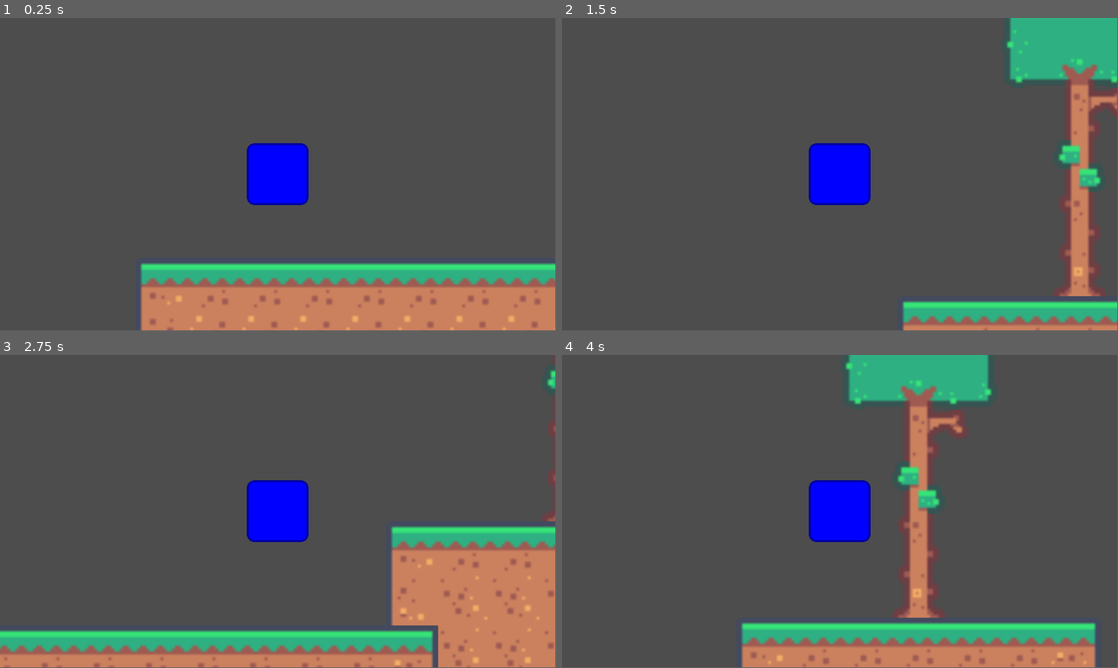
Above: before the commit, frames 1-4 (two rows, left to right).
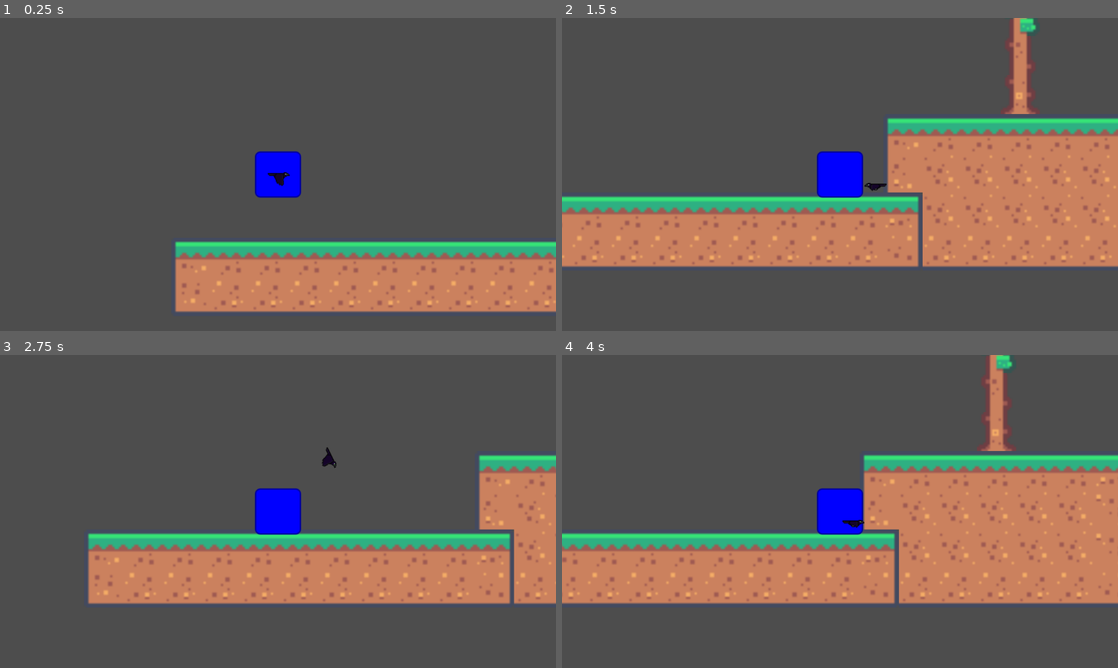
Above: after the commit, the same moments.

Repository: collectioncard/cmpm-170-prototype-3
Game: Godot game, scene res://scenes/main.tscn
Same seed, same stepped clock (60 frames per second), same inputs: the game is played once before the commit and once after it. The engine's default icon, where the game draws it, is replaced by a stand-in: a white triangle on a blue panel in a dark square.
Inputs (mouse positions are in pixels of both pictures, inside the frame that each line leads up to):
- Up to frame 1 (0.25 s): no input
- Up to frame 2 (1.5 s): tap Enter (ui_accept) at 0.5, 0.6, 0.77, 1.07, 1.35 s; move the mouse to (962, 158) at 0.52 s; hold Right (ui_right) from 0.53 s (still down); click (962, 158) at 0.67 s; move the mouse to (728, 190) at 1.27 s; click (728, 190) at 1.42 s
- Up to frame 3 (2.75 s): tap Enter (ui_accept) at 1.52, 1.82, 2.1 s; move the mouse to (333, 442) at 2.02 s; release Right (ui_right) at 2.03 s; hold Left (ui_left) from 2.03 s (still down); click (333, 442) at 2.17 s
- Up to frame 4 (4 s): move the mouse to (812, 574) at 2.77 s; release Left (ui_left) at 2.78 s; hold Right (ui_right) from 2.78 s (still down); tap Enter (ui_accept) at 2.85, 3.02, 3.32, 3.6, 3.77 s; click (812, 574) at 2.92 s; move the mouse to (1006, 558) at 3.52 s; click (1006, 558) at 3.67 s
The window is 799x449 before the commit and 800x450 after it. Grey fills any space a smaller window leaves; there, only what the larger window draws over its background counts as a difference.

The runs differ from the first frame. In frame 1, 17% of the frame differs, in the area x 25-100%, y 40-100%; in frame 2, 42%; in frame 3, 33%; in frame 4, 50%, in the area x 0-100%, y 0-100%.

Commit message:
Updates from meeting

Diff:
--- a/prototype-4--bird-game/project.godot
+++ b/prototype-4--bird-game/project.godot
@@ -15,6 +15,52 @@
 config/features=PackedStringArray("4.3", "GL Compatibility")
 config/icon="res://assets/bird/crowUp.png"
 
+[display]
+
+window/stretch/mode="viewport"
+
+[input]
+
+ui_left={
+"deadzone": 0.5,
+"events": [Object(InputEventKey,"resource_local_to_scene":false,"resource_name":"","device":0,"window_id":0,"alt_pressed":false,"shift_pressed":false,"ctrl_pressed":false,"meta_pressed":false,"pressed":false,"keycode":4194319,"physical_keycode":0,"key_label":0,"unicode":0,"location":0,"echo":false,"script":null)
+, Object(InputEventJoypadButton,"resource_local_to_scene":false,"resource_name":"","device":0,"button_index":13,"pressure":0.0,"pressed":false,"script":null)
+, Object(InputEventJoypadMotion,"resource_local_to_scene":false,"resource_name":"","device":0,"axis":0,"axis_value":-1.0,"script":null)
+, Object(InputEventKey,"resource_local_to_scene":false,"resource_name":"","device":-1,"window_id":0,"alt_pressed":false,"shift_pressed":false,"ctrl_pressed":false,"meta_pressed":false,"pressed":false,"keycode":0,"physical_keycode":65,"key_label":0,"unicode":97,"location":0,"echo":false,"script":null)
+]
+}
+ui_right={
+"deadzone": 0.5,
+"events": [Object(InputEventKey,"resource_local_to_scene":false,"resource_name":"","device":0,"window_id":0,"alt_pressed":false,"shift_pressed":false,"ctrl_pressed":false,"meta_pressed":false,"pressed":false,"keycode":4194321,"physical_keycode":0,"key_label":0,"unicode":0,"location":0,"echo":false,"script":null)
+, Object(InputEventJoypadButton,"resource_local_to_scene":false,"resource_name":"","device":0,"button_index":14,"pressure":0.0,"pressed":false,"script":null)
+, Object(InputEventJoypadMotion,"resource_local_to_scene":false,"resource_name":"","device":0,"axis":0,"axis_value":1.0,"script":null)
+, Object(InputEventKey,"resource_local_to_scene":false,"resource_name":"","device":-1,"window_id":0,"alt_pressed":false,"shift_pressed":false,"ctrl_pressed":false,"meta_pressed":false,"pressed":false,"keycode":0,"physical_keycode":68,"key_label":0,"unicode":100,"location":0,"echo":false,"script":null)
+]
+}
+ui_up={
+"deadzone": 0.5,
+"events": [Object(InputEventKey,"resource_local_to_scene":false,"resource_name":"","device":0,"window_id":0,"alt_pressed":false,"shift_pressed":false,"ctrl_pressed":false,"meta_pressed":false,"pressed":false,"keycode":4194320,"physical_keycode":0,"key_label":0,"unicode":0,"location":0,"echo":false,"script":null)
+, Object(InputEventJoypadButton,"resource_local_to_scene":false,"resource_name":"","device":0,"button_index":11,"pressure":0.0,"pressed":false,"script":null)
+, Object(InputEventJoypadMotion,"resource_local_to_scene":false,"resource_name":"","device":0,"axis":1,"axis_value":-1.0,"script":null)
+, Object(InputEventKey,"resource_local_to_scene":false,"resource_name":"","device":-1,"window_id":0,"alt_pressed":false,"shift_pressed":false,"ctrl_pressed":false,"meta_pressed":false,"pressed":false,"keycode":0,"physical_keycode":87,"key_label":0,"unicode":119,"location":0,"echo":false,"script":null)
+]
+}
+ui_down={
+"deadzone": 0.5,
+"events": [Object(InputEventKey,"resource_local_to_scene":false,"resource_name":"","device":0,"window_id":0,"alt_pressed":false,"shift_pressed":false,"ctrl_pressed":false,"meta_pressed":false,"pressed":false,"keycode":4194322,"physical_keycode":0,"key_label":0,"unicode":0,"location":0,"echo":false,"script":null)
+, Object(InputEventJoypadButton,"resource_local_to_scene":false,"resource_name":"","device":0,"button_index":12,"pressure":0.0,"pressed":false,"script":null)
+, Object(InputEventJoypadMotion,"resource_local_to_scene":false,"resource_name":"","device":0,"axis":1,"axis_value":1.0,"script":null)
+, Object(InputEventKey,"resource_local_to_scene":false,"resource_name":"","device":-1,"window_id":0,"alt_pressed":false,"shift_pressed":false,"ctrl_pressed":false,"meta_pressed":false,"pressed":false,"keycode":0,"physical_keycode":83,"key_label":0,"unicode":115,"location":0,"echo":false,"script":null)
+]
+}
+
+[layer_names]
+
+2d_physics/layer_1="ground"
+2d_physics/layer_2="enemy"
+2d_physics/layer_3="projectile"
+2d_physics/layer_4="bird wall"
+
 [rendering]
 
 renderer/rendering_method="gl_compatibility"
--- a/prototype-4--bird-game/scenes/bird.tscn
+++ b/prototype-4--bird-game/scenes/bird.tscn
@@ -11,6 +11,14 @@
 
 [sub_resource type="SpriteFrames" id="SpriteFrames_gjskf"]
 animations = [{
+"frames": [{
+"duration": 1.0,
+"texture": ExtResource("1_agrc0")
+}],
+"loop": true,
+"name": &"attacking",
+"speed": 5.0
+}, {
 "frames": [{
 "duration": 1.0,
 "texture": ExtResource("1_agrc0")
@@ -30,6 +38,7 @@
 }]
 
 [node name="bird" type="CharacterBody2D"]
+collision_layer = 0
 script = ExtResource("1_8lvdb")
 
 [node name="CollisionShape2D" type="CollisionShape2D" parent="."]
@@ -37,5 +46,5 @@
 
 [node name="AnimatedSprite2D" type="AnimatedSprite2D" parent="."]
 sprite_frames = SubResource("SpriteFrames_gjskf")
-animation = &"fly"
-frame_progress = 0.258707
+animation = &"attacking"
+autoplay = "fly"
--- a/prototype-4--bird-game/scenes/main.tscn
+++ b/prototype-4--bird-game/scenes/main.tscn
@@ -1,8 +1,9 @@
-[gd_scene load_steps=8 format=4 uid="uid://k45nni0to4uw"]
+[gd_scene load_steps=9 format=4 uid="uid://k45nni0to4uw"]
 
 [ext_resource type="Script" path="res://scenes/player.gd" id="1_n3l4d"]
 [ext_resource type="Texture2D" uid="uid://cm78c6ttiobia" path="res://icon.svg" id="2_dc540"]
 [ext_resource type="Texture2D" uid="uid://cdqlwxwwnkd88" path="res://tilemap_packed.png" id="3_j7y75"]
+[ext_resource type="PackedScene" uid="uid://dyveu0mb4hfyq" path="res://scenes/bird.tscn" id="4_gsu2h"]
 
 [sub_resource type="TileSetAtlasSource" id="TileSetAtlasSource_rwtrw"]
 resource_name = "terrain"
@@ -219,9 +220,12 @@
 tile_set = SubResource("TileSet_awybj")
 
 [node name="Player" type="CharacterBody2D" parent="."]
+collision_layer = 0
+safe_margin = 0.5
 script = ExtResource("1_n3l4d")
 
 [node name="Camera2D" type="Camera2D" parent="Player"]
+zoom = Vector2(0.75, 0.75)
 
 [node name="body" type="CollisionShape2D" parent="Player"]
 position = Vector2(0.5, -2)
@@ -231,6 +235,9 @@
 modulate = Color(0, 0, 3.243, 1)
 texture = ExtResource("2_dc540")
 
+[node name="bird" parent="Player" instance=ExtResource("4_gsu2h")]
+scale = Vector2(2, 2)
+
 [node name="wall" type="StaticBody2D" parent="."]
 
 [node name="CollisionShape2D" type="CollisionShape2D" parent="wall"]
--- a/prototype-4--bird-game/scenes/player.gd
+++ b/prototype-4--bird-game/scenes/player.gd
@@ -2,8 +2,13 @@
 
 
 const SPEED = 700.0
-const JUMP_VELOCITY = -900.0
+const JUMP_VELOCITY = -700.0
 
+@onready var cur_bird : CharacterBody2D = get_node("bird");
+
+func _process(_delta: float) -> void:
+	if position.y > 1500:
+		position = Vector2.ZERO
 
 func _physics_process(delta: float) -> void:
 	# Add the gravity.
@@ -11,8 +16,11 @@
 		velocity += get_gravity() * delta
 
 	# Handle jump.
-	if Input.is_action_just_pressed("ui_accept") and is_on_floor():
-		velocity.y = JUMP_VELOCITY
+	if Input.is_action_just_pressed("ui_up") and is_on_floor():
+		if (position.distance_to(cur_bird.global_position) < 75):
+			velocity.y = JUMP_VELOCITY - 100
+		else:
+			velocity.y = JUMP_VELOCITY
 
 	# Get the input direction and handle the movement/deceleration.
 	# As good practice, you should replace UI actions with custom gameplay actions.
--- a/prototype-4--bird-game/scripts/bird.gd
+++ b/prototype-4--bird-game/scripts/bird.gd
@@ -1,28 +1,34 @@
 extends CharacterBody2D
 
 
-const SPEED = 300.0
+const SPEED = 500.0
 const ATTACK_SPEED_MUX = 3.0  # X times faster than normal flying speed
 const ATTACKING_DURATION = 150  # msec
-const RANGE = 100  # how far the bird can be away from the player
+const ATTACKING_COOLDOWN = 500;
+const RANGE = 300  # how far the bird can be away from the player
 
+@onready var anims : AnimatedSprite2D = get_node("AnimatedSprite2D");
 
 var attacking: bool = false
+var attack_dir : int = 0;
+var attacking_cooldown_time = -1
 var attacking_start_time: float = 0.0
 
 func attack_flying():
-	var direction = Vector2(1, 1).normalized()
+	anims.play("attacking");
+	var direction = Vector2(attack_dir, 1).normalized()
 	velocity = direction * SPEED * ATTACK_SPEED_MUX
 
 
 func normal_flying():
 	# read mouse current location
+	anims.play("fly");
 	var mouse_position = get_global_mouse_position()
 
-	var player_position = Vector2(100, 100)  # HACK
+	var player_position = get_parent().position + Vector2.UP * 50;  # TODO: Player POS CHANGE
 
 
-	var target_position  # where the bird is flying toward
+	var target_position : Vector2  # where the bird is flying toward
 
 	if player_position.distance_to(mouse_position) > RANGE:
 		var heading = (mouse_position - player_position).normalized()
@@ -34,24 +40,35 @@
 
 	# move the bird
 	var direction = (target_position - global_position).normalized()
-	velocity = direction * SPEED
+	if (target_position.distance_to(global_position) < 40):
+		velocity = Vector2.ZERO
+	else:
+		velocity = direction * SPEED
 
+func _process(_delta: float) -> void:
+	rotation = abs(velocity.angle())
+	anims.flip_v = (rotation) > PI/2;
+
+	if (global_position.distance_to(get_parent().position) > 1000):
+		position = Vector2.ZERO
 
 func _physics_process(_delta: float) -> void:
-	if (Time.get_ticks_msec() - attacking_start_time) > ATTACKING_DURATION:
+	if attacking and (Time.get_ticks_msec() - attacking_start_time) > ATTACKING_DURATION:
 		attacking = false
-
+	attacking_cooldown_time -= _delta * 1000;
 	if attacking:
 		attack_flying()
 	else:
 		normal_flying()
 
-	print(velocity)  # HACK
+	#print(velocity)  # HACK
 	move_and_slide()
 
 
 func _input(event):
 	if event is InputEventMouseButton and event.pressed:
-		if event.button_index == MOUSE_BUTTON_LEFT:
+		if event.button_index == MOUSE_BUTTON_LEFT and attacking_cooldown_time < 0:
+			attacking_cooldown_time = ATTACKING_COOLDOWN + ATTACKING_DURATION
 			attacking = true
+			attack_dir = sign(get_global_mouse_position().x - global_position.x )
 			attacking_start_time = Time.get_ticks_msec()
